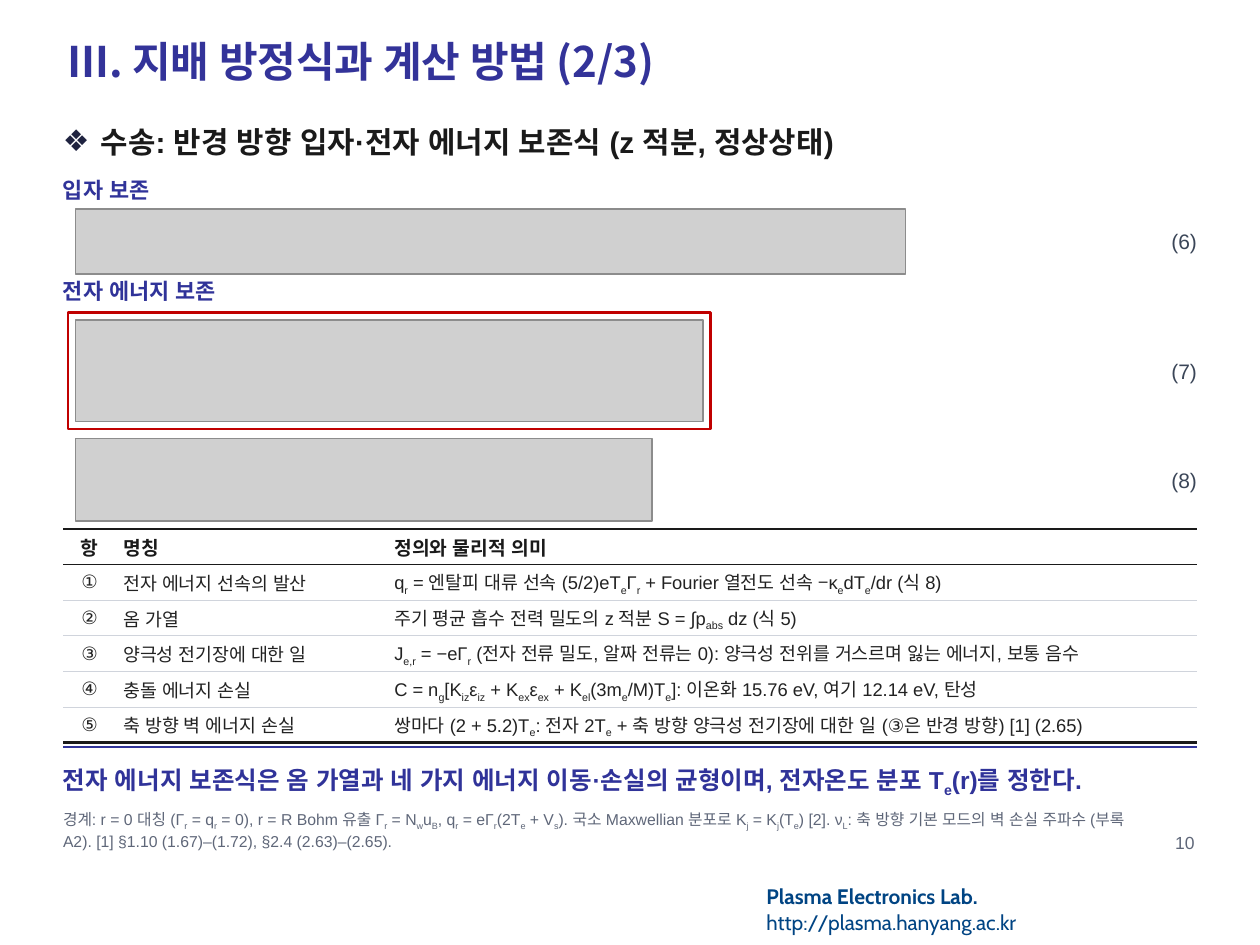
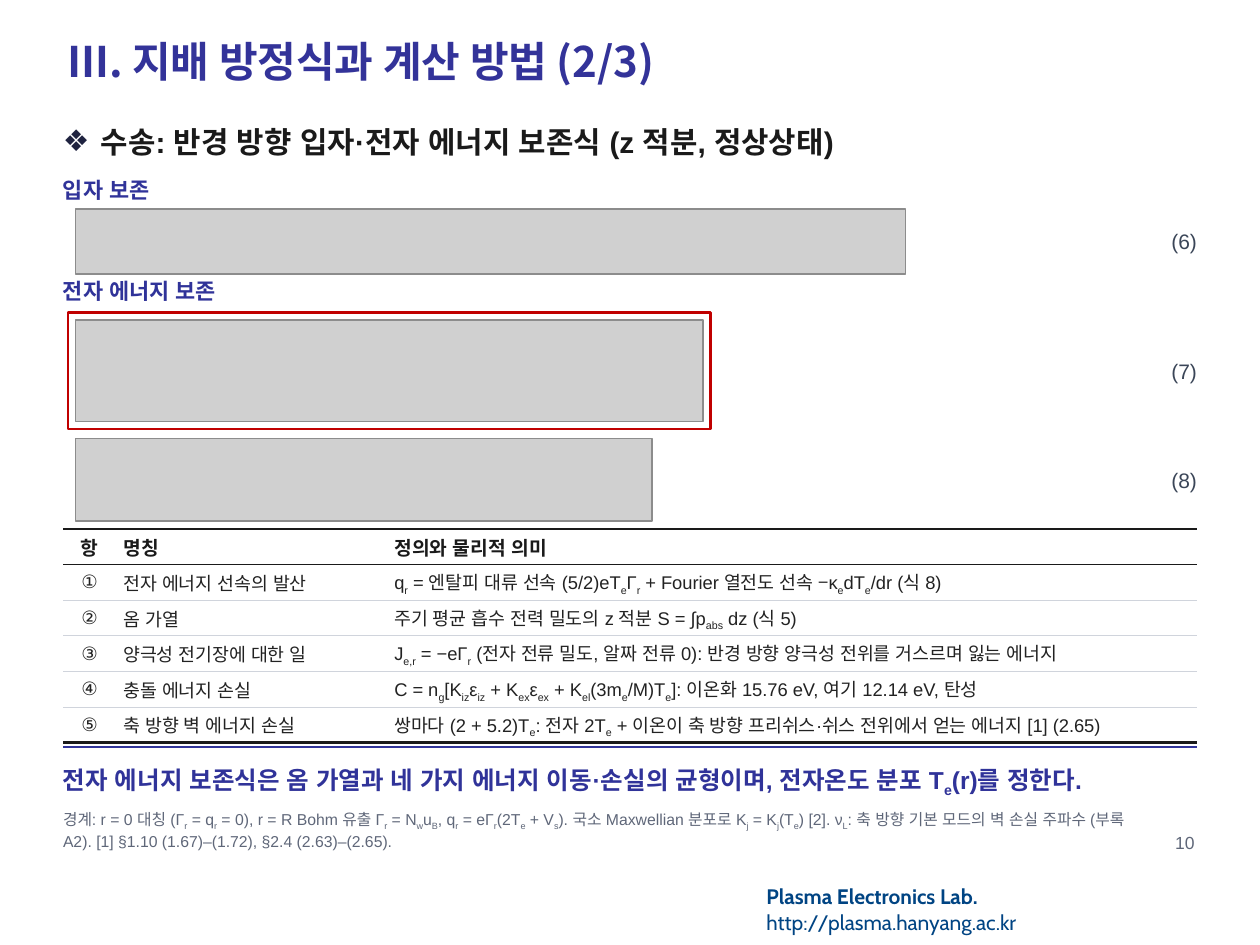
Before and after one commit to garlicjam-pyo/plasma, a slide deck: slide 10 of presentations/1차발표_피드백반영판.pptx. Drawn at 1260x945 pixels with LibreOffice and Linux fonts; fonts in the diff are those of the drawing; grey boxes stand for pictures; background and template pictures are left out. Boxes give left, top, right and bottom in pixels: in the first picture for what was removed or moved away, otherwise in the second. Text is boxed around its words. In the diff, an @@ line names an element or a change of style, - is before the commit and + after.

```diff
--- a/presentations/1차발표_피드백반영판.pptx
+++ b/presentations/1차발표_피드백반영판.pptx
@@ table at (x1=63, y1=529, x2=1197, y2=740) @@
-row 4, column 3: Je,r = −eΓr (전자 전류 밀도, 알짜 전류는 0): 양극성 전위를 거스르며 잃는 에너지, 보통 음수
+row 4, column 3: Je,r = −eΓr (전자 전류 밀도, 알짜 전류 0): 반경 방향 양극성 전위를 거스르며 잃는 에너지
-row 6, column 3: 쌍마다 (2 + 5.2)Te: 전자 2Te + 축 방향 양극성 전기장에 대한 일 (③은 반경 방향) [1] (2.65)
+row 6, column 3: 쌍마다 (2 + 5.2)Te: 전자 2Te + 이온이 축 방향 프리쉬스·쉬스 전위에서 얻는 에너지 [1] (2.65)
```
Also in this commit, not shown: 7 other slides changed, 7 other files.
